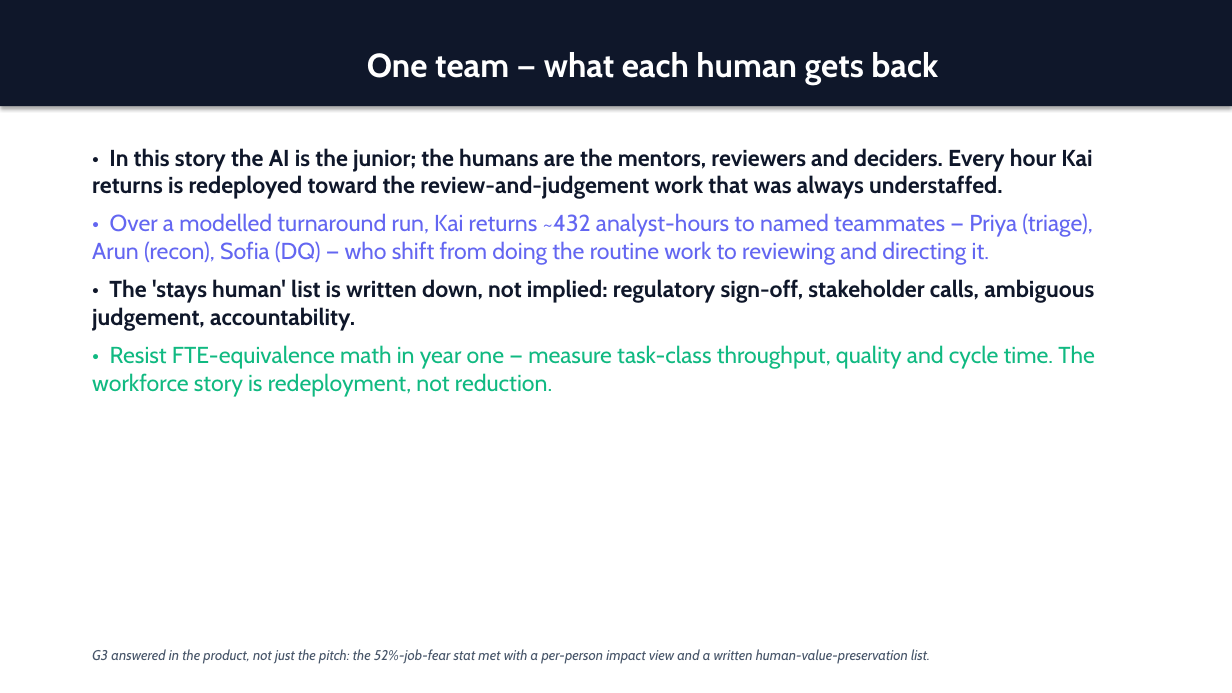
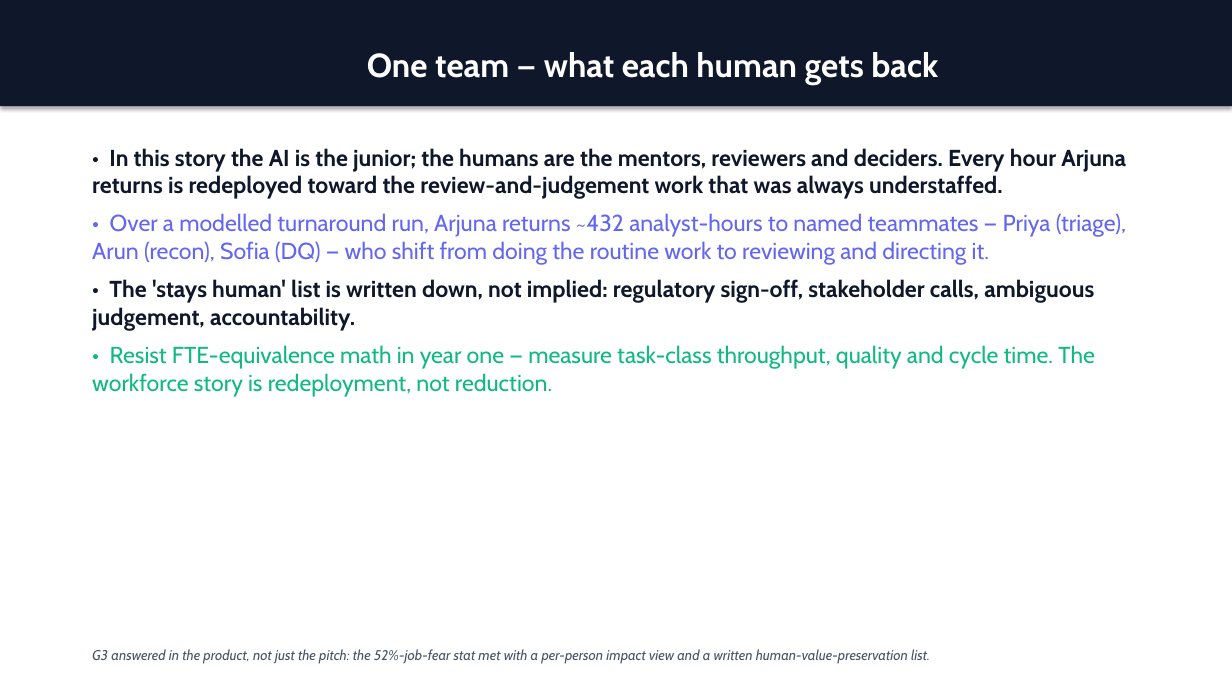
Before and after one commit to vijayarajks639-afk/day_9x, a slide deck: slide 11 of day_9x_stakeholder_deck.pptx. Drawn at 1232x693 pixels with LibreOffice and Linux fonts; fonts in the diff are those of the drawing. Boxes give left, top, right and bottom in pixels: in the first picture for what was removed or moved away, otherwise in the second. Text is boxed around its words. In the diff, an @@ line names an element or a change of style, - is before the commit and + after.

```diff
--- a/day_9x_stakeholder_deck.pptx
+++ b/day_9x_stakeholder_deck.pptx
@@ text at bbox=[92, 148, 1126, 265]: text changed @@
-• In this story the AI is the junior; the humans are the mentors, reviewers and deciders. Every hour Kai returns is redeployed toward the review-and-judgement work that was always understaffed.
-• Over a modelled turnaround run, Kai returns ~432 analyst-hours to named teammates — Priya (triage), Arun (recon), Sofia (DQ) — who shift from doing the routine work to reviewing and directing it.
+• In this story the AI is the junior; the humans are the mentors, reviewers and deciders. Every hour Arjuna returns is redeployed toward the review-and-judgement work that was always understaffed.
+• Over a modelled turnaround run, Arjuna returns ~432 analyst-hours to named teammates — Priya (triage), Arun (recon), Sofia (DQ) — who shift from doing the routine work to reviewing and directing it.
```
Also in this commit, not shown: 2 other slides changed, 20 other files.
